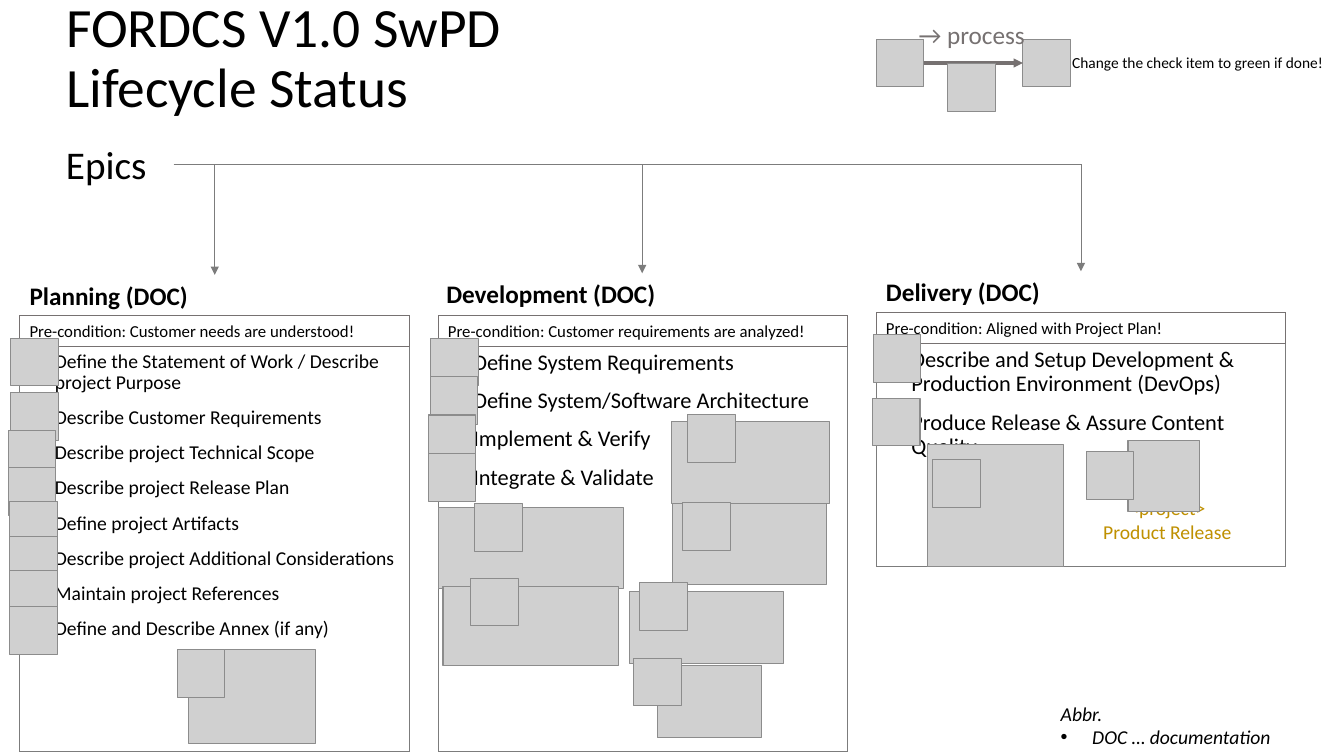
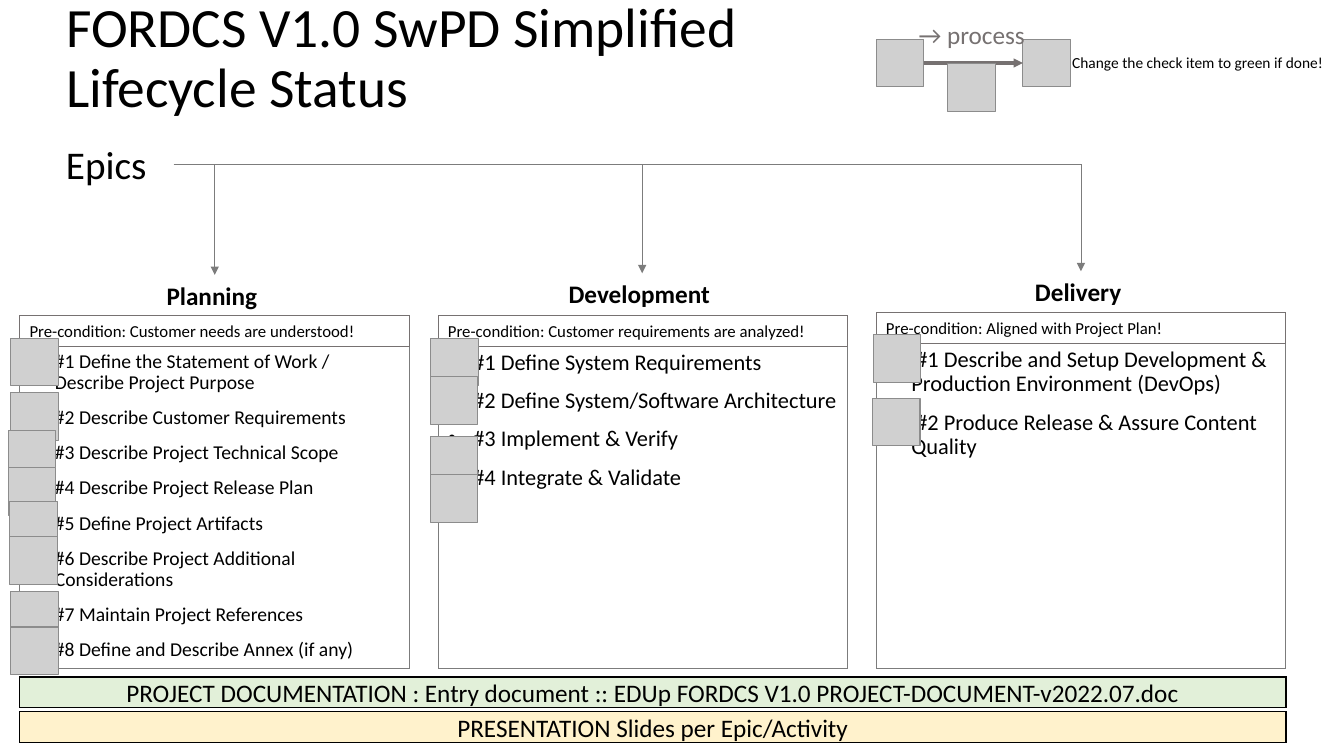
Before and after one commit to karacankos/smarthome-fordcs, a slide deck: slide 2 of fordcs-docs/EDUp FORDCS-V1.0 Project-v2022.04/EDUp FORDCS V1.0 Full-Stack-Development-Method - ROADMAP.pptx. Drawn at 1344x756 pixels with LibreOffice and Linux fonts; fonts in the diff are those of the drawing; grey boxes stand for pictures. Boxes give left, top, right and bottom in pixels: in the first picture for what was removed or moved away, otherwise in the second. Text is boxed around its words. In the diff, an @@ line names an element or a change of style, - is before the commit and + after.

```diff
--- a/fordcs-docs/EDUp FORDCS-V1.0 Project-v2022.04/EDUp FORDCS V1.0 Full-Stack-Development-Method - ROADMAP.pptx
+++ b/fordcs-docs/EDUp FORDCS-V1.0 Project-v2022.04/EDUp FORDCS V1.0 Full-Stack-Development-Method - ROADMAP.pptx
@@ title at (66,8,736,116): text changed @@
-FORDCS V1.0 SwPD
-Lifecycle Status
+FORDCS V1.0 SwPD Simplified
+Lifecycle Status
@@ text at (167,287,258,310): text changed @@
-Planning (DOC)
+Planning
@@ text at (569,285,710,307): text changed @@
-Development (DOC)
+Development
@@ text at (1035,283,1121,305): text changed @@
-Delivery (DOC)
+Delivery
@@ text "#1 Define the Statement of ...": place and size @@
-text "#1 Define the Statement of ..." at (19,346,409,751)
+text "#1 Define the Statement of ..." at (19,346,409,667)
@@ text at (55,351,353,662): text changed @@
-• Define the Statement of Work / Describe project Purpose
-• Describe Customer Requirements
-• Describe project Technical Scope
-• Describe project Release Plan
-• Define project Artifacts
-• Describe project Additional Considerations
-• Maintain project References
-• Define and Describe Annex (if any)
+• #1 Define the Statement of Work / Describe Project Purpose
+• #2 Describe Customer Requirements
+• #3 Describe Project Technical Scope
+• #4 Describe Project Release Plan
+• #5 Define Project Artifacts
+• #6 Describe Project Additional Considerations
+• #7 Maintain Project References
+• #8 Define and Describe Annex (if any)
@@ rectangle "#1 Define System Requirements": place and size @@
-rectangle "#1 Define System Requirements" at (439,346,849,751)
+rectangle "#1 Define System Requirements" at (439,346,849,667)
@@ text in rectangle at (473,351,836,491): text changed @@
-• Define System Requirements
-• Define System/Software Architecture
-• Implement & Verify
-• Integrate & Validate
+• #1 Define System Requirements
+• #2 Define System/Software Architecture
+• #3 Implement & Verify
+• #4 Integrate & Validate
@@ rectangle "#1 Describe and Setup Development ...": place and size @@
-rectangle "#1 Describe and Setup Development ..." at (876,344,1287,568)
+rectangle "#1 Describe and Setup Development ..." at (876,344,1287,668)
@@ text in rectangle at (911,348,1257,458): text changed @@
-• Describe and Setup Development & Production Environment (DevOps)
-• Produce Release & Assure Content Quality
+• #1 Describe and Setup Development & Production Environment (DevOps)
+• #2 Produce Release & Assure Content Quality
@@ picture removed at (689,414,736,462) @@
@@ picture removed at (673,421,830,503) @@
@@ picture removed at (928,445,1064,567) @@
@@ picture removed at (1128,441,1200,512) @@
@@ 4 pictures: place and size @@
-4 pictures at (10,415,476,654)
+4 pictures at (10,437,478,675)
@@ picture removed at (933,460,980,507) @@
@@ picture removed at (1087,452,1134,499) @@
@@ picture removed at (439,508,624,589) @@
@@ picture removed at (475,504,522,552) @@
@@ picture removed at (673,504,827,585) @@
@@ picture removed at (683,502,730,549) @@
@@ text removed at (1103,499,1231,539) @@
-<project>
-Product Release
@@ picture removed at (443,587,619,665) @@
@@ picture removed at (471,579,518,626) @@
@@ picture removed at (629,591,783,663) @@
@@ picture removed at (640,583,688,630) @@
@@ picture removed at (177,649,225,697) @@
@@ picture removed at (189,649,316,744) @@
@@ picture removed at (633,658,681,706) @@
@@ rectangle added at (19,678,1286,708), fill #E2F0D9, outline #000000 1 pt, 18 pt, text #000000 @@
+PROJECT DOCUMENTATION : Entry document :: EDUp FORDCS V1.0 PROJECT-DOCUMENT-v2022.07.doc
@@ picture removed at (657,665,761,738) @@
@@ rectangle added at (19,712,1286,742), fill #FFF2CC, outline #000000 1 pt, 18 pt, text #000000 @@
+PRESENTATION Slides per Epic/Activity
@@ text removed at (1061,707,1271,744) @@
-Abbr.
-• DOC … documentation
```
Also in this commit, not shown: 1 slide added, 31 other files.
